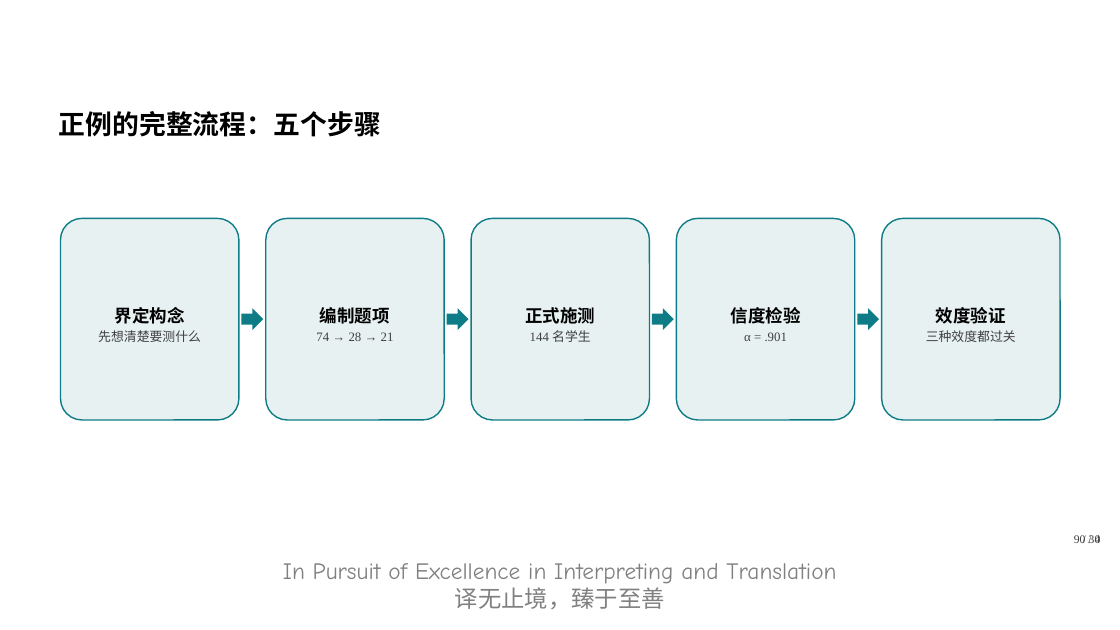
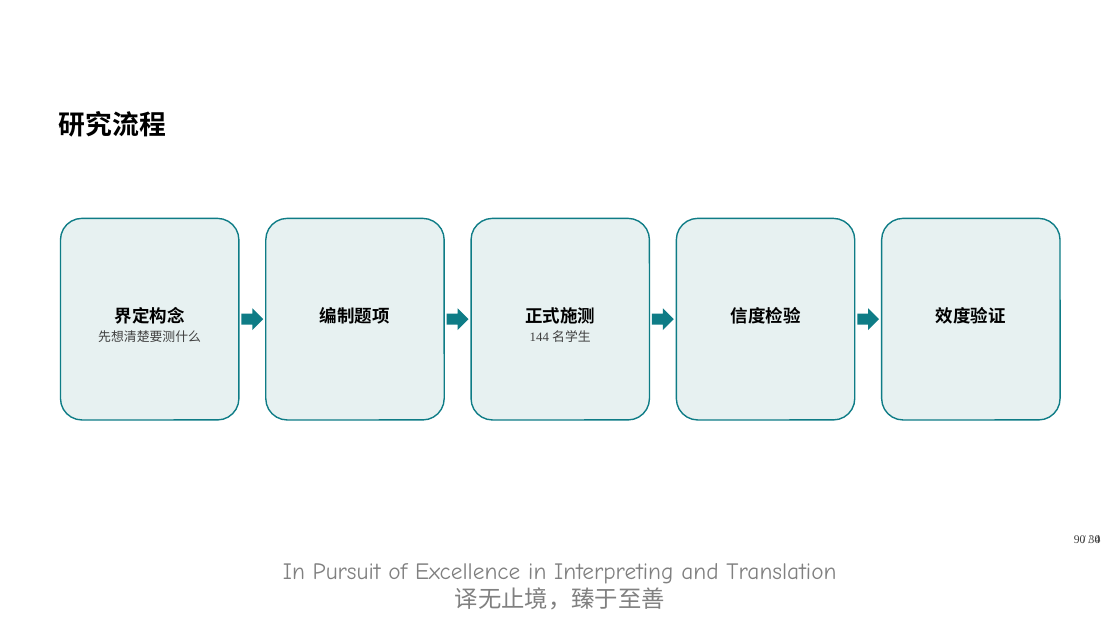
Before and after one commit to CodingGeoff/translation-research-202610, a slide deck: slide 9 of 翻译研究方法/第1组/问卷调查法正反例_v14.pptx. Drawn at 1120x630 pixels with LibreOffice and Linux fonts; fonts in the diff are those of the drawing; background and template pictures are left out. Boxes give left, top, right and bottom in pixels: in the first picture for what was removed or moved away, otherwise in the second. Text is boxed around its words. In the diff, an @@ line names an element or a change of style, - is before the commit and + after.

Commit message:
fix(翻译研究方法第1组): 字体设置补充a:hAnsi标签并更新问卷法正反例PPT

```diff
--- a/翻译研究方法/第1组/问卷调查法正反例_v14.pptx
+++ b/翻译研究方法/第1组/问卷调查法正反例_v14.pptx
@@ text at (59, 111, 166, 137): text changed @@
-正例的完整流程：五个步骤
+研究流程
@@ text "效度验证": place and size @@
-text "效度验证" at (926, 307, 1016, 342)
+text "效度验证" at (936, 307, 1006, 324)
@@ text at (316, 332, 394, 341): paragraph removed @@
-74 → 28 → 21
@@ text at (744, 332, 788, 341): paragraph removed @@
-α = .901
@@ text at (926, 330, 1016, 342): paragraph removed @@
-三种效度都过关
```
Also in this commit, not shown: 17 other slides changed, 1 slide added, 20 other files.
